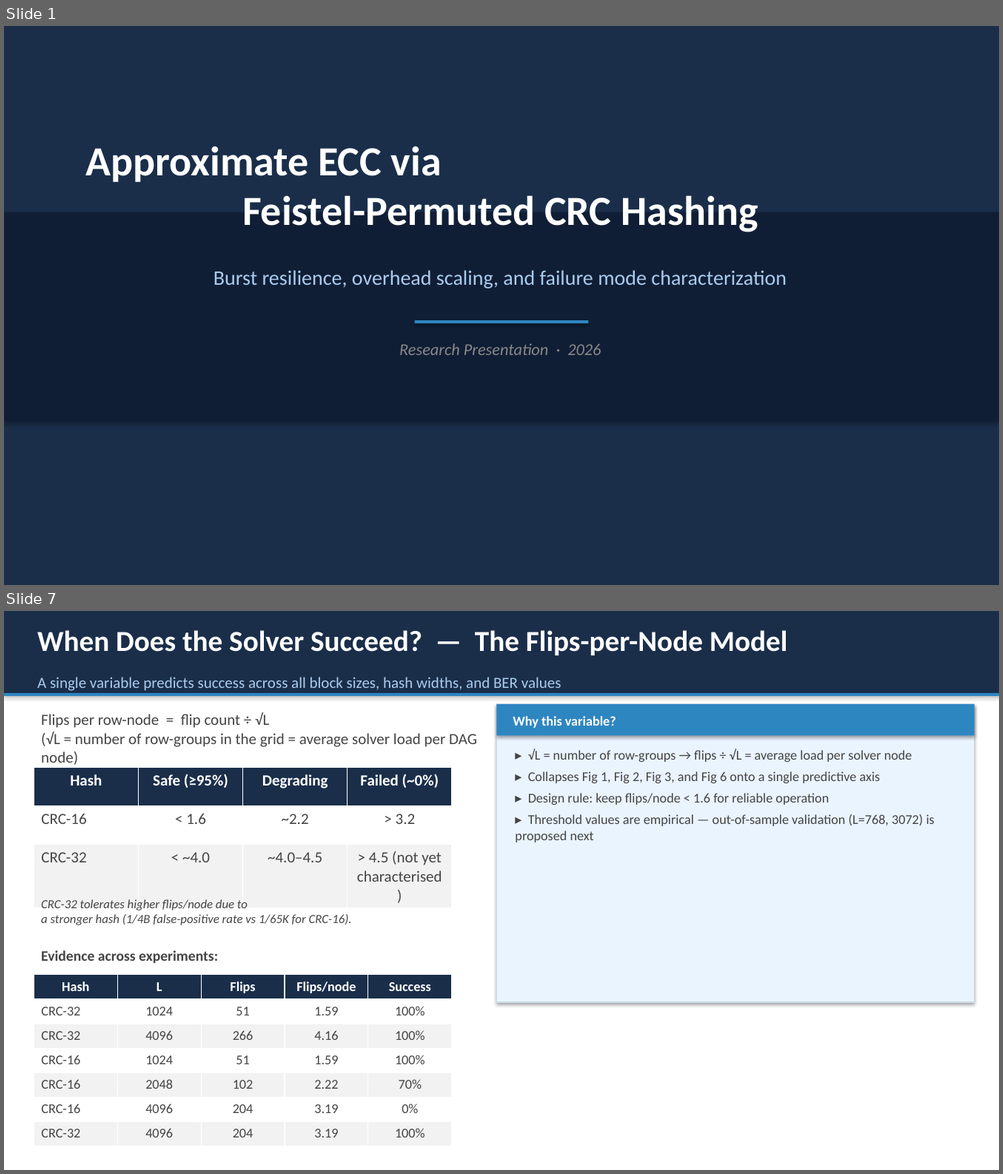
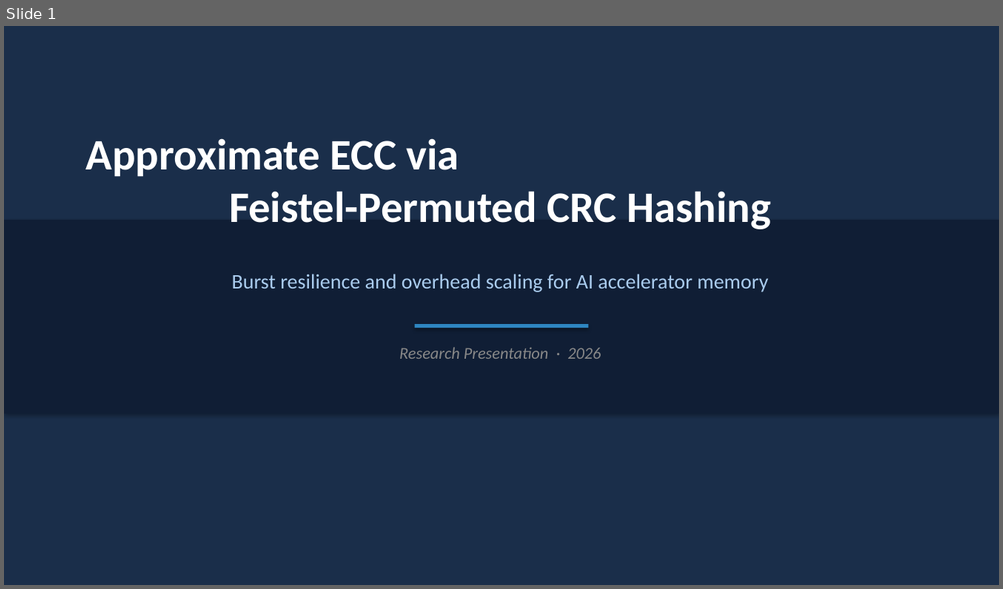
Before and after one commit to dmrlobo2002/approximate_ecc, a slide deck: advisor_slides.pptx. Shown one above the other, each under a label of ours: slides 1 and 7 before the commit, slide 1 after it; the slides between them are not shown. The pictures are 1003x1174 and 1003x589 pixels, drawn with LibreOffice and Linux fonts; fonts in the diff are those of the drawing. Boxes give left, top, right and bottom in pixels: in the first picture for what was removed or moved away, otherwise in the second. Text is boxed around its words. In the diff, an @@ line names an element or a change of style, - is before the commit and + after.

```diff
--- a/advisor_slides.pptx
+++ b/advisor_slides.pptx
@@ slide 7 removed at (x1=4, y1=611, x2=999, y2=1170), background #FFFFFF @@
@@ rectangle removed at (x1=4, y1=611, x2=999, y2=1170) @@
@@ rectangle removed at (x1=4, y1=611, x2=999, y2=693) @@
@@ text removed at (x1=37, y1=630, x2=788, y2=655) @@
-When Does the Solver Succeed? — The Flips-per-Node Model
@@ text removed at (x1=37, y1=677, x2=561, y2=691) @@
-A single variable predicts success across all block sizes, hash widths, and BER values
@@ rectangle removed at (x1=4, y1=693, x2=999, y2=696) @@
@@ text removed at (x1=41, y1=712, x2=477, y2=765) @@
-Flips per row-node = flip count ÷ √L
-(√L = number of row-groups in the grid = average solver load per DAG node)
@@ rectangle removed at (x1=496, y1=704, x2=974, y2=1002) @@
@@ rectangle removed at (x1=496, y1=704, x2=974, y2=735) @@
@@ text removed at (x1=512, y1=716, x2=616, y2=728) @@
-Why this variable?
@@ text removed at (x1=528, y1=749, x2=912, y2=805) @@
-▸ √L = number of row-groups → flips ÷ √L = average load per solver node
-▸ Collapses Fig 1, Fig 2, Fig 3, and Fig 6 onto a single predictive axis
-▸ Design rule: keep flips/node < 1.6 for reliable operation
-▸ Threshold values are empirical — out-of-sample validation (L=768, 3072) is proposed next
@@ table removed at (x1=34, y1=768, x2=452, y2=885), 3 rows, 4 columns @@
-Hash | Safe (≥95%) | Degrading | Failed (~0%)
-CRC-16 | < 1.6 | ~2.2 | > 3.2
-CRC-32 | < ~4.0 | ~4.0–4.5 | > 4.5 (not yet characterised)
@@ text removed at (x1=41, y1=900, x2=352, y2=925) @@
-CRC-32 tolerates higher flips/node due to
-a stronger hash (1/4B false-positive rate vs 1/65K for CRC-16).
@@ text removed at (x1=41, y1=951, x2=218, y2=963) @@
-Evidence across experiments:
@@ table removed at (x1=34, y1=975, x2=452, y2=1147), 7 rows, 5 columns @@
-Hash | L | Flips | Flips/node | Success
-CRC-32 | 1024 | 51 | 1.59 | 100%
-CRC-32 | 4096 | 266 | 4.16 | 100%
-CRC-16 | 1024 | 51 | 1.59 | 100%
-CRC-16 | 2048 | 102 | 2.22 | 70%
-CRC-16 | 4096 | 204 | 3.19 | 0%
-CRC-32 | 4096 | 204 | 3.19 | 100%
@@ slide 1 changed as well @@
@@ text "Approximate ECC via Feistel-Permuted CRC ..." moved from (x1=86, y1=146, x2=758, y2=232) to (x1=86, y1=138, x2=771, y2=230) @@
@@ text "Approximate ECC via Feistel-Permuted CRC ..." at (x1=86, y1=138, x2=771, y2=230): size 40 to 42 pt @@
@@ rectangle resized from (x1=4, y1=212, x2=999, y2=421) to (x1=4, y1=220, x2=999, y2=414) @@
@@ text at (x1=232, y1=274, x2=768, y2=292): text changed @@
-Burst resilience, overhead scaling, and failure mode characterization
+Burst resilience and overhead scaling for AI accelerator memory
@@ rectangle moved from (x1=415, y1=321, x2=588, y2=323) to (x1=415, y1=324, x2=588, y2=328) @@
@@ text "Research Presentation · 2026" moved from (x1=399, y1=343, x2=600, y2=355) to (x1=399, y1=347, x2=600, y2=359) @@
```
Also in this commit, not shown: 2 other slides changed, 8 slides added, 5 other slides removed, 7 other files.
